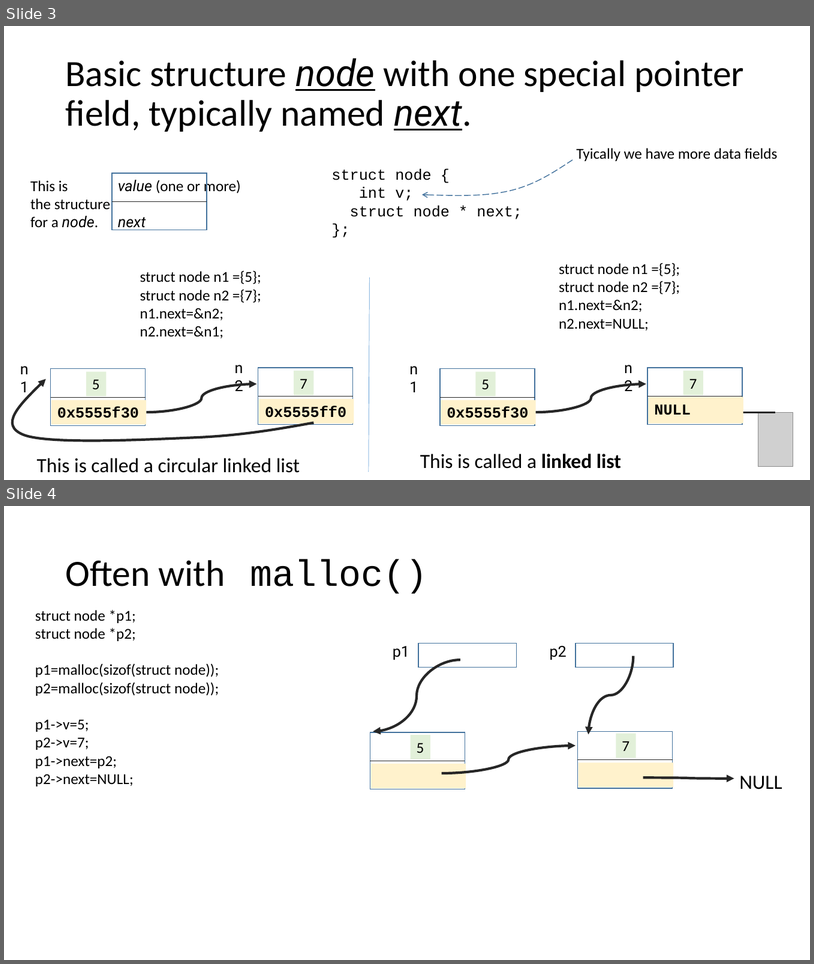
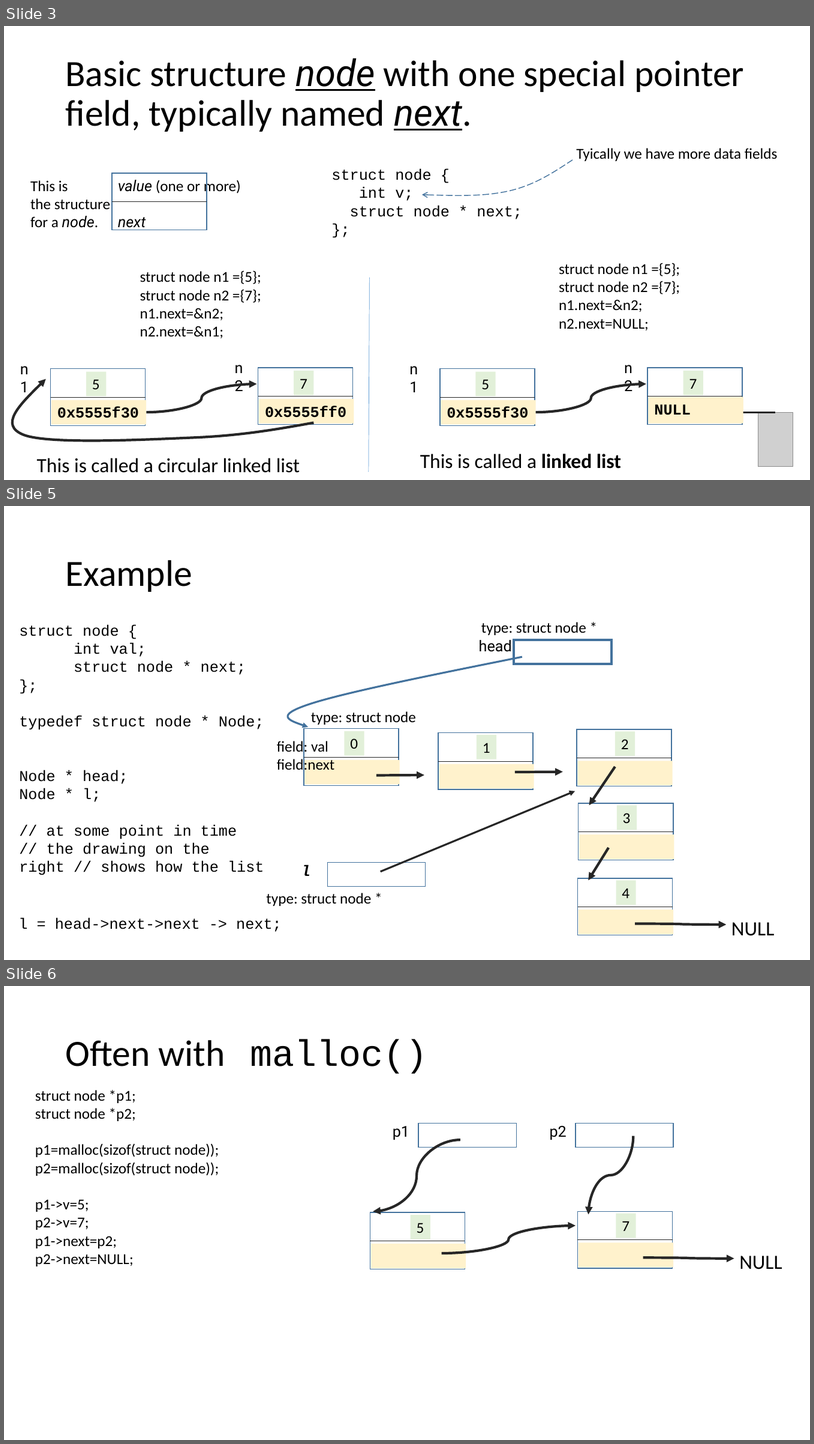
Before and after one commit to rbadrinath/FCP, a slide deck: slides/14-LinkedLists.pptx. Shown one above the other, each under a label of ours: slides 3 and 4 before the commit, slides 3, 5 and 6 after it; the slides between them are not shown. The pictures are 814x964 and 814x1444 pixels, drawn with LibreOffice and Linux fonts; fonts in the diff are those of the drawing; grey boxes stand for pictures. Boxes give left, top, right and bottom in pixels: in the first picture for what was removed or moved away, otherwise in the second. Text is boxed around its words. In the diff, an @@ line names an element or a change of style, - is before the commit and + after.

```diff
--- a/slides/14-LinkedLists.pptx
+++ b/slides/14-LinkedLists.pptx
@@ slide 5 added at bbox=[4, 506, 810, 960], background #FFFFFF @@
@@ title added at bbox=[65, 560, 192, 592], 44 pt, text #000000 @@
+Example
@@ text added at bbox=[19, 624, 264, 875], 18 pt, text #000000 @@
+struct node {
+int val;
+struct node * next;
+};
+typedef struct node * Node;
+Node * head;
+Node * l;
+// at some point in time
+// the drawing on the right // shows how the list
@@ text added at bbox=[482, 622, 587, 635], 18 pt, text #000000 @@
+type: struct node *
@@ text added at bbox=[479, 640, 512, 652], 18 pt, text #000000 @@
+head
@@ rectangle added at bbox=[514, 640, 612, 664], outline #43739E 3 pt @@
@@ freeform shape added at bbox=[290, 657, 523, 727], outline #43739E 2.25 pt @@
@@ text added at bbox=[311, 711, 416, 724], 18 pt, text #000000 @@
+type: struct node
@@ text added at bbox=[277, 739, 335, 774], 18 pt, text #000000 @@
+field: val
+field:next
@@ group added at bbox=[304, 729, 400, 786]: 3 rectangles, 1 line @@
+0
@@ group added at bbox=[377, 733, 534, 790]: 3 rectangles, 1 line, 1 arrow @@
+1
@@ group added at bbox=[515, 729, 673, 786]: 3 rectangles, 1 line, 1 arrow @@
+2
@@ group added at bbox=[579, 767, 675, 860]: 3 rectangles, 1 line, 1 arrow @@
+3
@@ arrow added from (381, 871) to (576, 791), #262626 2.25 pt @@
@@ group added at bbox=[578, 847, 674, 935]: 3 rectangles, 1 line, 1 arrow @@
+4
@@ text added at bbox=[302, 864, 311, 876], 18 pt, text #000000, bold, italic @@
+l
@@ rectangle added at bbox=[327, 862, 426, 886], outline #43739E 1 pt @@
@@ text added at bbox=[266, 892, 371, 906], 18 pt, text #000000 @@
+type: struct node *
@@ text added at bbox=[18, 918, 282, 931], 18 pt, text #000000 @@
+l = head->next->next -> next;
@@ curved arrow added from (636, 924) to (727, 924), #262626 3 pt @@
@@ text added at bbox=[732, 922, 774, 936], 24 pt, text #000000 @@
+NULL
@@ what was slide 4 is now slide 6 @@
```
Also in this commit, not shown: 1 slide changed, 3 other slides added.
